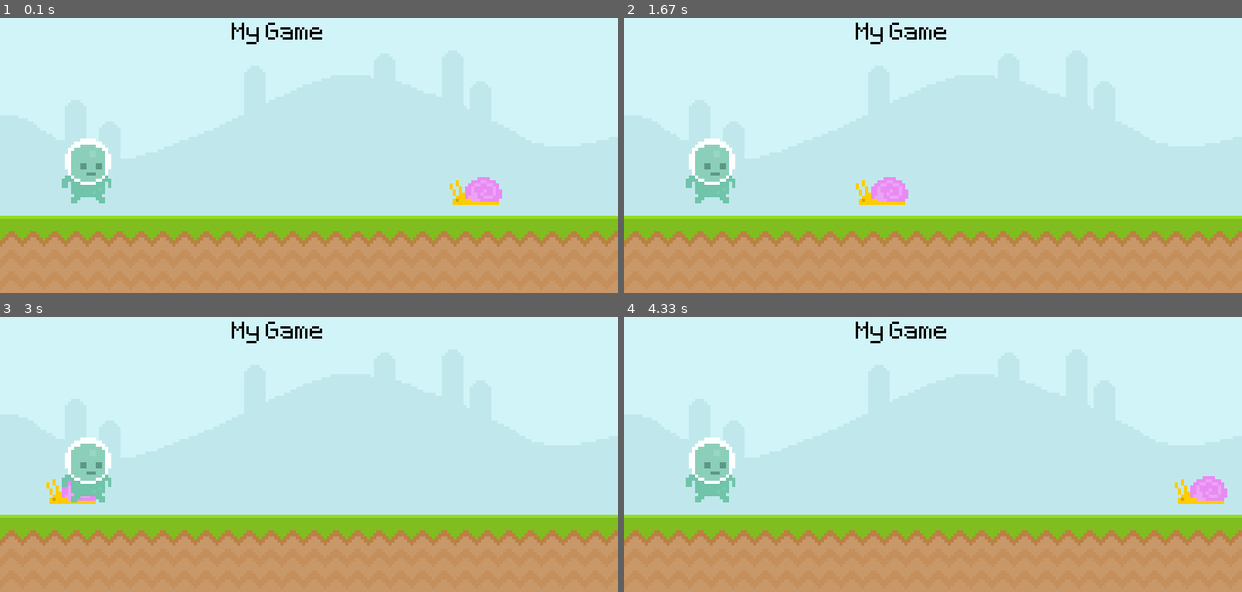
Above: before the commit, frames 1-4 (two rows, left to right).
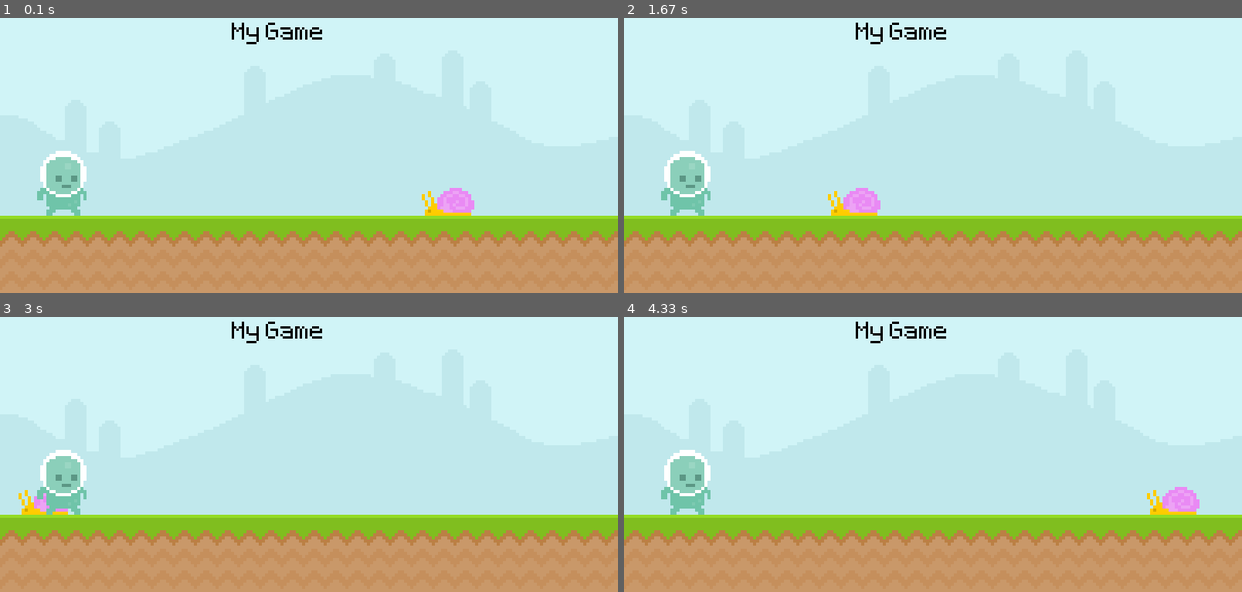
Above: after the commit, the same moments.

Repository: SDBranka/The_Ultimate_Introduction_to_Pygame
Game: pygame game, started from main.py
The game is run twice, just before and just after one commit, with the same random seed, the same clock (stepped at 60 frames per second) and the same inputs.
Inputs:
- Up to frame 1 (0.1 s): no input
- Up to frame 2 (1.67 s): no input
- Up to frame 3 (3 s): no input
- Up to frame 4 (4.33 s): no input

The runs differ from the first frame. In frame 1, 3.3% of the frame differs, in the area x 6-82%, y 43-72%; in frame 2, 3.3%; in frame 3, 2.5%; in frame 4, 3.3%.

Commit message:
player and snail have rect, snail moves using rect

Diff:
--- a/main.py
+++ b/main.py
@@ -41,12 +41,18 @@
 # create snail character(surface)
 snail_surface = pygame.image.load("img/snail/snail1.png").convert_alpha()
 snail_pos_x = 600
-snail_pos_y = 250
+snail_pos_y = 300
+# create snail rectangle that is same size as snail_surface
+snail_rect = snail_surface.get_rect(midbottom = (snail_pos_x, snail_pos_y))
+
+
 
 # create player character(surface)
 player_surface = pygame.image.load("img/player/player_walk_1.png").convert_alpha()
 player_pos_x = 80
-player_pos_y = 200
+player_pos_y = 300
+# create player rectangle that is same size as player_surface
+player_rect = player_surface.get_rect(midbottom = (player_pos_x, player_pos_y))
 
 # game loop
 while True:
@@ -77,13 +83,13 @@
     screen.blit(text_surface, (text_pos_x, text_pos_y))
 
     # display snail/move position
-    snail_pos_x -= 3
-    if snail_pos_x < -90:
-        snail_pos_x = 800
-    screen.blit(snail_surface, (snail_pos_x, snail_pos_y))
+    snail_rect.left -= 3
+    if snail_rect.left < -90:
+        snail_rect.left = 800
+    screen.blit(snail_surface, snail_rect)
 
     # display player
-    screen.blit(player_surface, (player_pos_x, player_pos_y))
+    screen.blit(player_surface, player_rect )
 
 
     pygame.display.update()
